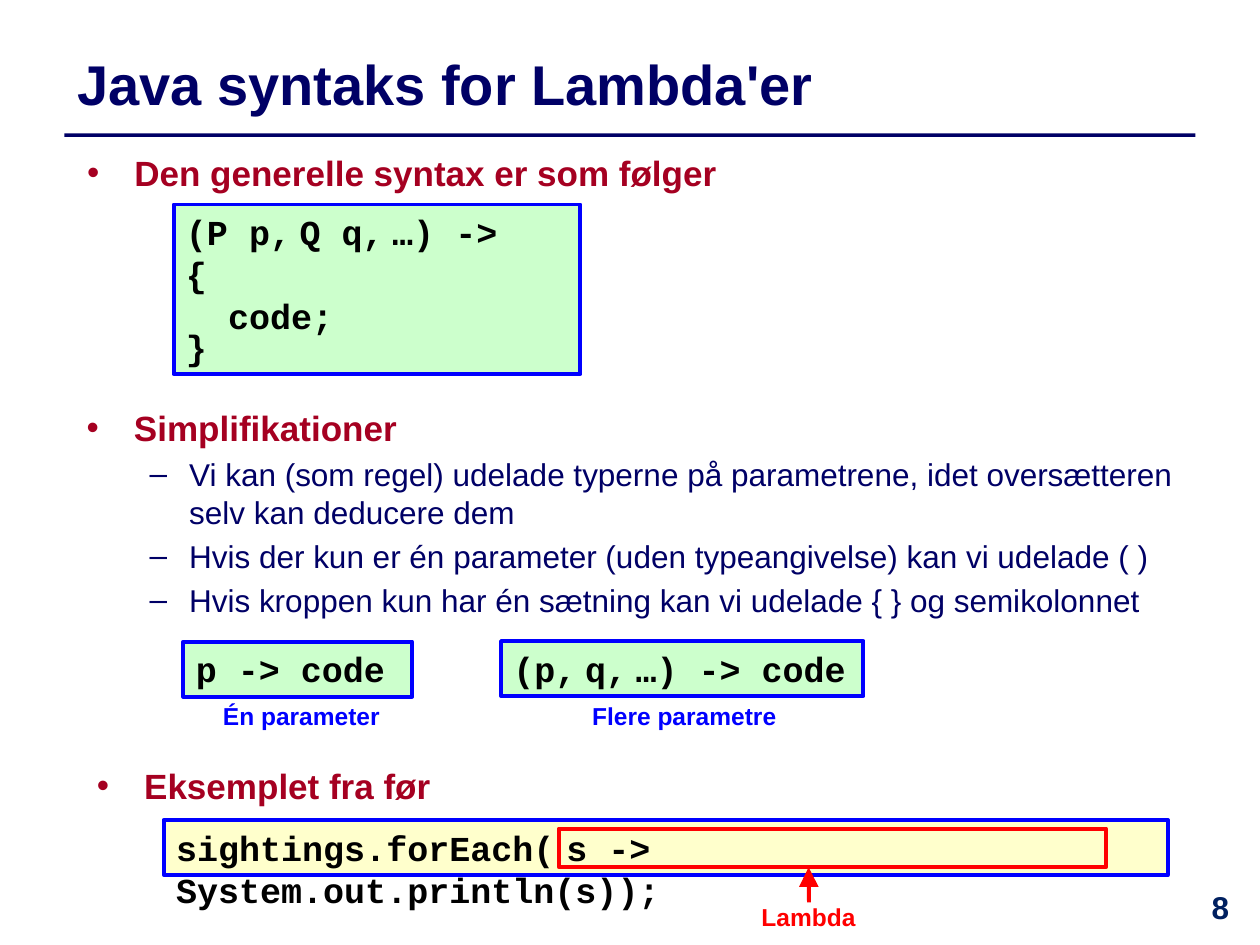
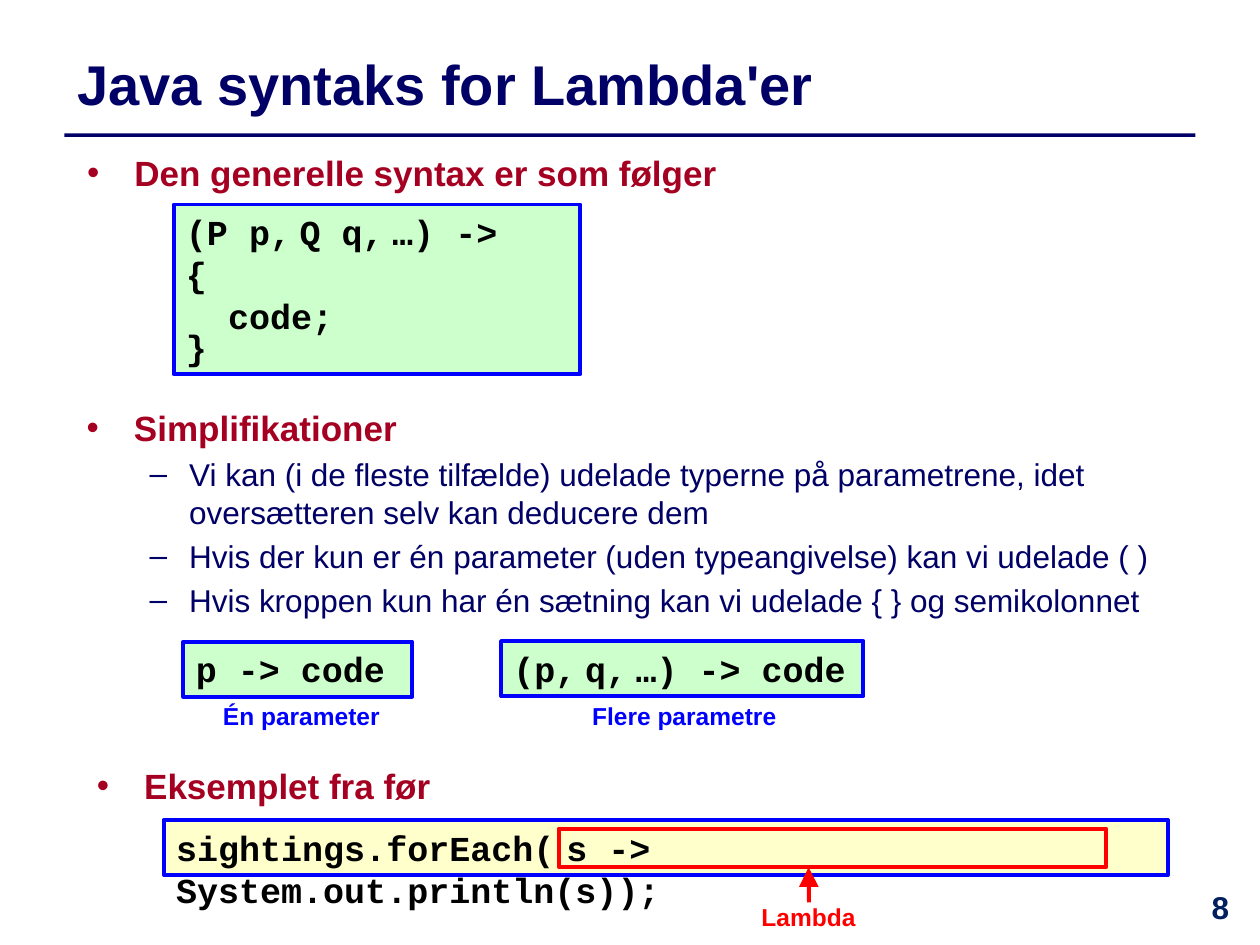
Before and after one commit to IntProgAU/Materiale, a slide deck: slide 8 of web/e22/uge_5b/Slides-Uge5-Torsdag.pptx. Drawn at 1260x945 pixels with LibreOffice and Linux fonts; fonts in the diff are those of the drawing. Boxes give left, top, right and bottom in pixels: in the first picture for what was removed or moved away, otherwise in the second. Text is boxed around its words. In the diff, an @@ line names an element or a change of style, - is before the commit and + after.

```diff
--- a/web/e22/uge_5b/Slides-Uge5-Torsdag.pptx
+++ b/web/e22/uge_5b/Slides-Uge5-Torsdag.pptx
@@ text at (189,461,1085,525): text changed @@
-  – Vi kan (som regel) udelade typerne på parametrene, idet oversætteren selv kan deducere dem
+  – Vi kan (i de fleste tilfælde) udelade typerne på parametrene, idet oversætteren selv kan deducere dem
```
Also in this commit, not shown: 16 other slides changed, 1 other file.
